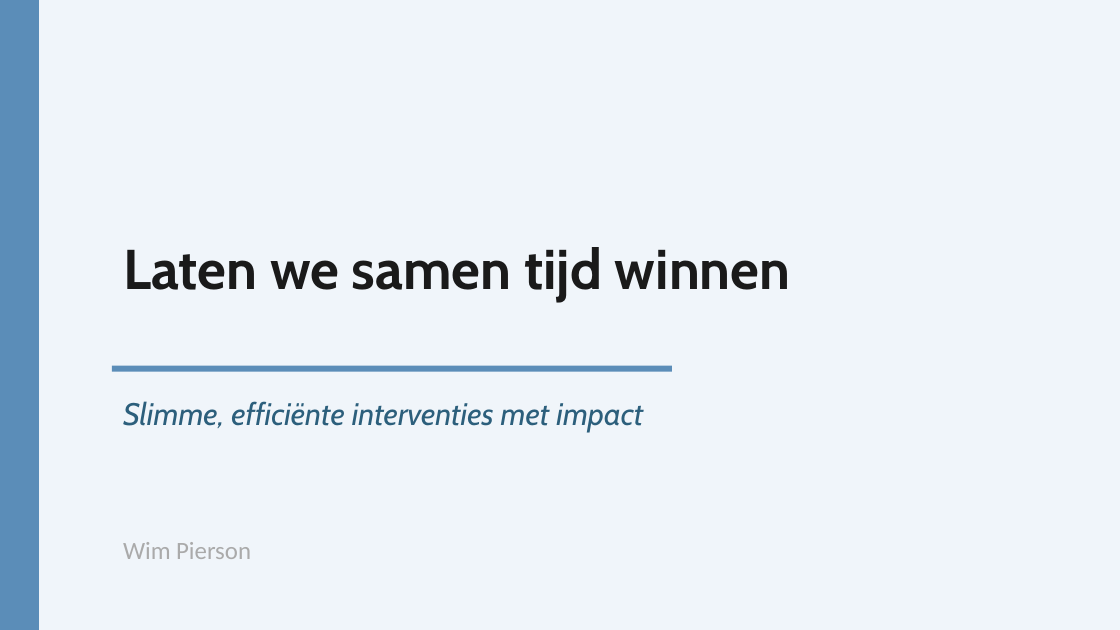
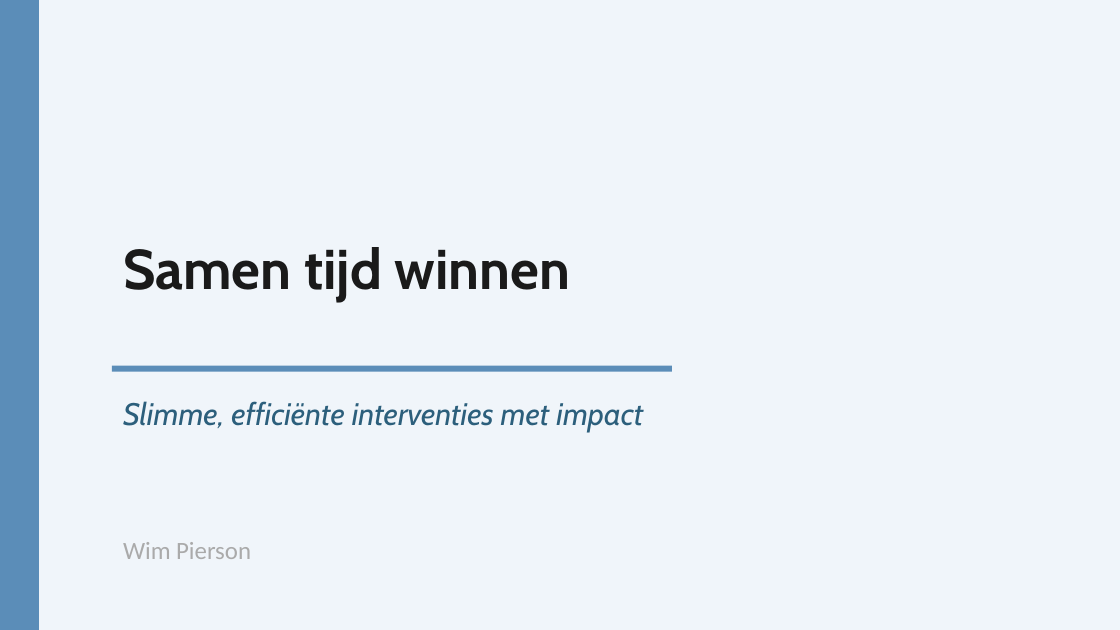
Before and after one commit to wimpierson/wim-claude-context, a slide deck: slide 1 of WWWim_Propositie.pptx. Drawn at 1120x630 pixels with LibreOffice and Linux fonts; fonts in the diff are those of the drawing. Boxes give left, top, right and bottom in pixels: in the first picture for what was removed or moved away, otherwise in the second. Text is boxed around its words. In the diff, an @@ line names an element or a change of style, - is before the commit and + after.

```diff
--- a/WWWim_Propositie.pptx
+++ b/WWWim_Propositie.pptx
@@ text at (123, 247, 571, 301): text changed @@
-Laten we samen tijd winnen
+Samen tijd winnen
```
Also in this commit, not shown: 2 other slides changed, 2 slides added.
